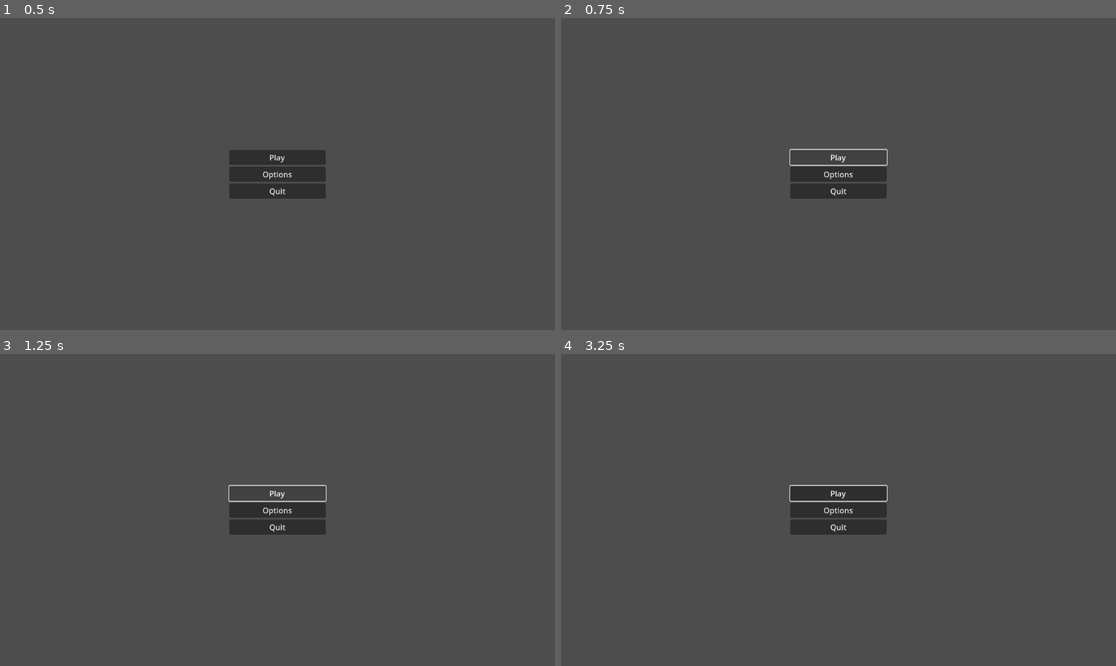
Above: before the commit, frames 1-4 (two rows, left to right).
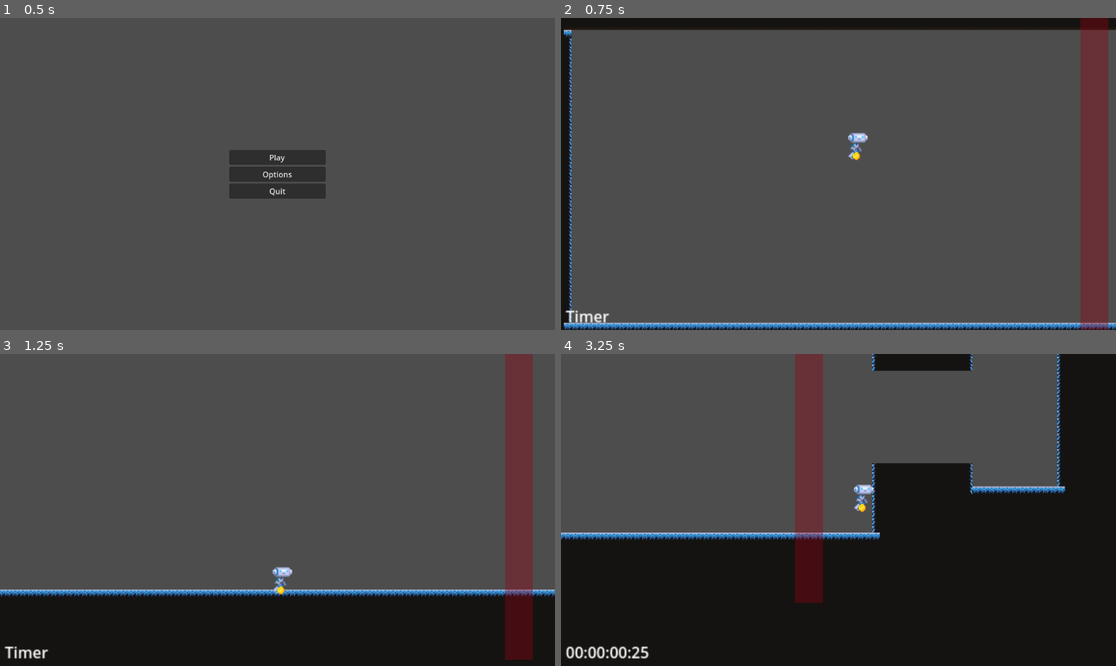
Above: after the commit, the same moments.

Repository: Slabity/LudumDare53
Game: Godot game, scene res://src/scenes/main_scene.tscn
Same seed, same stepped clock (60 frames per second), same inputs: the game is played once before the commit and once after it.
Inputs (mouse positions are in pixels of both pictures, inside the frame that each line leads up to):
- Up to frame 1 (0.5 s): no input
- Up to frame 2 (0.75 s): click "Play" at 0.5 s
- Up to frame 3 (1.25 s): no input
- Up to frame 4 (3.25 s): click (838, 494) at 1.25 s, where only the run before the commit has a clickable "Play"; move the mouse to (960, 494) at 2.02 s; hold Right (ui_right) from 2.03 s (still down); tap K (dash) at 2.1 s; click (960, 494) at 2.17 s; tap J (jump) at 2.27, 3.02 s; move the mouse to (727, 525) at 2.77 s; right-click (727, 525) at 2.85 s

Frame 1 is identical in both runs. In frame 2, 15% of the frame differs, in the area x 0-100%, y 0-100%; in frame 3, 30%; in frame 4, 60%.

Commit message:
Load game from main menu

Diff:
--- a/src/scenes/main_scene.gd
+++ b/src/scenes/main_scene.gd
@@ -2,6 +2,7 @@
 
 
 func _on_main_menu_play_game():
+	get_tree().change_scene_to_file("res://src/scenes/levels/map001.tscn")
 	print("TODO: Play game")
 
 
